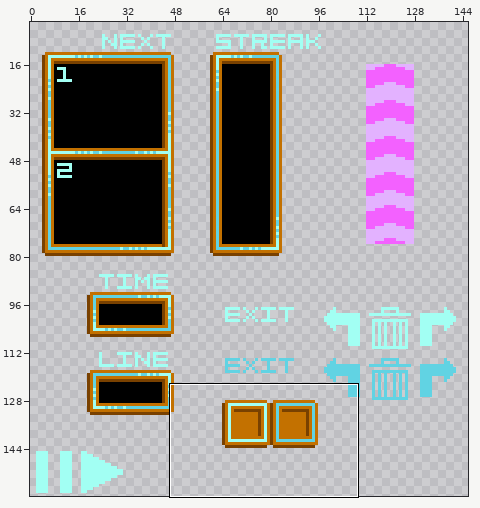
Pixel-art file, stored at gwj/ase/uibits.ase. The first picture is a wide view before the edit; the outline marks the close-up.
Close-up. The starting point:
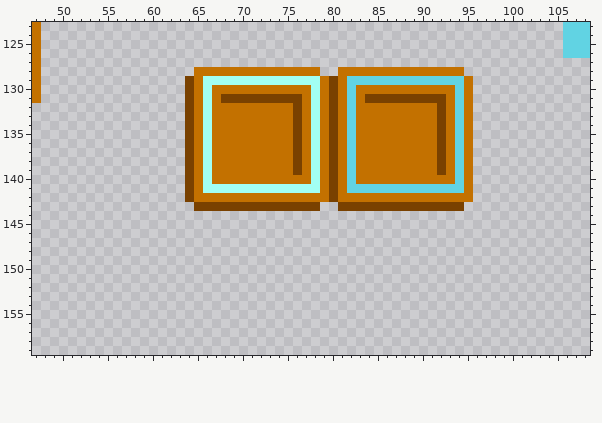
160x160 pixels, 1 frame. Shown: x 47..108, y 123..159. The wide view leaves out empty margins.
The result:
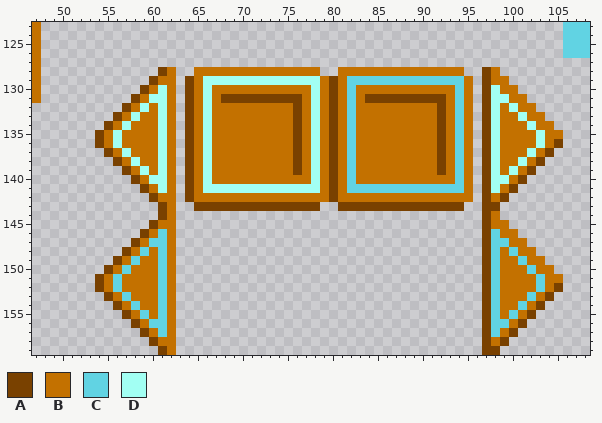
Palette (. is transparent): A #794100  B #c37100  C #61d3e3  D #a2fff3
Edits made:
@@ x 47..108 @@
 127 B.............................................................
-128 B.................BBBBBBBBBBBBBB..BBBBBBBBBBBBBB..............
-129 B................ABDDDDDDDDDDDDDBABCCCCCCCCCCCCCB.............
-130 B................ABDBBBBBBBBBBBDBABCBBBBBBBBBBBCB.............
-131 B................ABDBAAAAAAAAABDBABCBAAAAAAAAABCB.............
-132 .................ABDBBBBBBBBBABDBABCBBBBBBBBBABCB.............
-133 .................ABDBBBBBBBBBABDBABCBBBBBBBBBABCB.............
-134 .................ABDBBBBBBBBBABDBABCBBBBBBBBBABCB.............
-135 .................ABDBBBBBBBBBABDBABCBBBBBBBBBABCB.............
-136 .................ABDBBBBBBBBBABDBABCBBBBBBBBBABCB.............
-137 .................ABDBBBBBBBBBABDBABCBBBBBBBBBABCB.............
-138 .................ABDBBBBBBBBBABDBABCBBBBBBBBBABCB.............
-139 .................ABDBBBBBBBBBABDBABCBBBBBBBBBABCB.............
-140 .................ABDBBBBBBBBBBBDBABCBBBBBBBBBBBCB.............
-141 .................ABDDDDDDDDDDDDDBABCCCCCCCCCCCCCB.............
-142 .................ABBBBBBBBBBBBBBBABBBBBBBBBBBBBBB.............
-143 ..................AAAAAAAAAAAAAA..AAAAAAAAAAAAAA..............
-144 ..............................................................
-145 ..............................................................
-146 ..............................................................
-147 ..............................................................
-148 ..............................................................
-149 ..............................................................
-150 ..............................................................
-151 ..............................................................
-152 ..............................................................
-153 ..............................................................
-154 ..............................................................
-155 ..............................................................
-156 ..............................................................
-157 ..............................................................
-158 ..............................................................
-159 ..............................................................
+128 B.............AB..BBBBBBBBBBBBBB..BBBBBBBBBBBBBB..AB..........
+129 B............ABB.ABDDDDDDDDDDDDDBABCCCCCCCCCCCCCB.ABB.........
+130 B...........ABDB.ABDBBBBBBBBBBBDBABCBBBBBBBBBBBCB.ADBB........
+131 B..........ABDDB.ABDBAAAAAAAAABDBABCBAAAAAAAAABCB.ADDBB.......
+132 ..........ABDBDB.ABDBBBBBBBBBABDBABCBBBBBBBBBABCB.ADBDBB......
+133 .........ABDBBDB.ABDBBBBBBBBBABDBABCBBBBBBBBBABCB.ADBBDBB.....
+134 ........ABDBBBDB.ABDBBBBBBBBBABDBABCBBBBBBBBBABCB.ADBBBDBB....
+135 .......ABDBBBBDB.ABDBBBBBBBBBABDBABCBBBBBBBBBABCB.ADBBBBDBB...
+136 .......ABDBBBBDB.ABDBBBBBBBBBABDBABCBBBBBBBBBABCB.ADBBBBDBA...
+137 ........ABDBBBDB.ABDBBBBBBBBBABDBABCBBBBBBBBBABCB.ADBBBDBA....
+138 .........ABDBBDB.ABDBBBBBBBBBABDBABCBBBBBBBBBABCB.ADBBDBA.....
+139 ..........ABDBDB.ABDBBBBBBBBBABDBABCBBBBBBBBBABCB.ADBDBA......
+140 ...........ABDDB.ABDBBBBBBBBBBBDBABCBBBBBBBBBBBCB.ADDBA.......
+141 ............ABDB.ABDDDDDDDDDDDDDBABCCCCCCCCCCCCCB.ADBA........
+142 .............ABB.ABBBBBBBBBBBBBBBABBBBBBBBBBBBBBB.ABA.........
+143 ..............AB..AAAAAAAAAAAAAA..AAAAAAAAAAAAAA..AA..........
+144 ..............AB..................................AB..........
+145 .............ABB..................................ABB.........
+146 ............ABCB..................................ACBB........
+147 ...........ABCCB..................................ACCBB.......
+148 ..........ABCBCB..................................ACBCBB......
+149 .........ABCBBCB..................................ACBBCBB.....
+150 ........ABCBBBCB..................................ACBBBCBB....
+151 .......ABCBBBBCB..................................ACBBBBCBB...
+152 .......ABCBBBBCB..................................ACBBBBCBA...
+153 ........ABCBBBCB..................................ACBBBCBA....
+154 .........ABCBBCB..................................ACBBCBA.....
+155 ..........ABCBCB..................................ACBCBA......
+156 ...........ABCCB..................................ACCBA.......
+157 ............ABCB..................................ACBA........
+158 .............ABB..................................ABA.........
+159 ..............AB..................................AA..........
Where, in picture pixels (left, top, right, bottom), the same in both close-ups:
added: (95, 67, 176, 355)
added: (482, 67, 563, 355)
